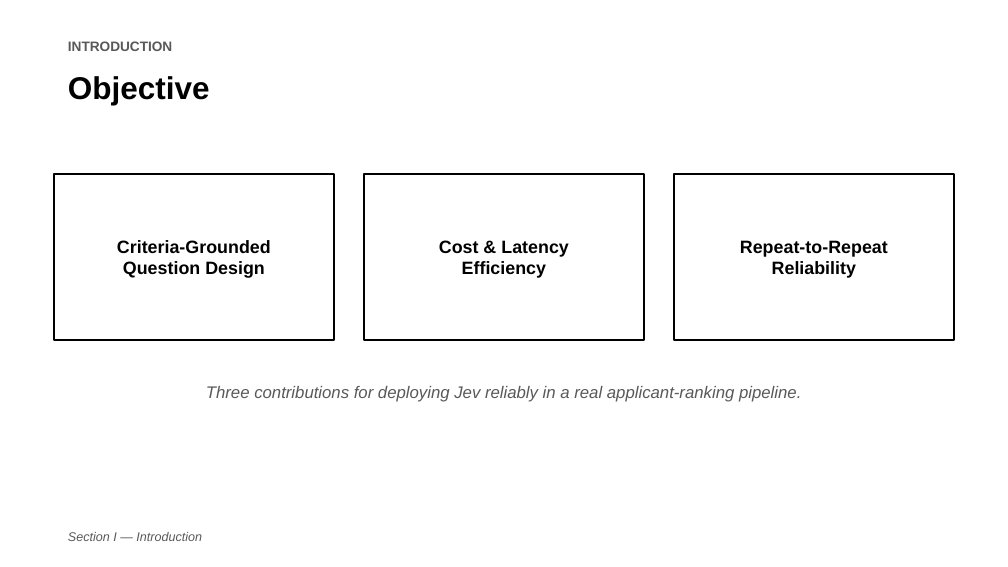
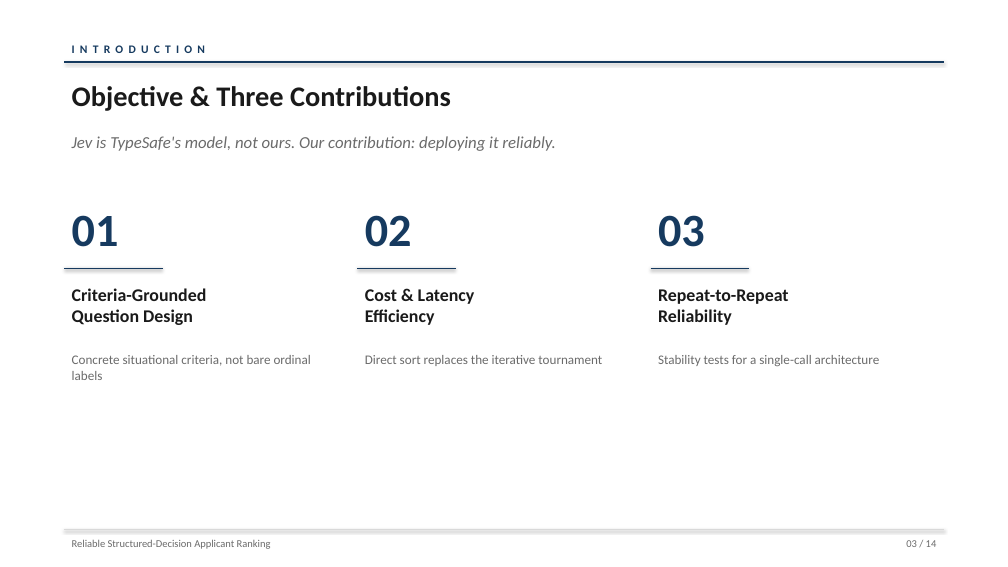
Before and after one commit to jessieangelicauni/hire-rank, a slide deck: slide 3 of docs/presentation/icaides2026_jev.pptx. Drawn at 1008x567 pixels with LibreOffice and Linux fonts; fonts in the diff are those of the drawing. Boxes give left, top, right and bottom in pixels: in the first picture for what was removed or moved away, otherwise in the second. Text is boxed around its words. In the diff, an @@ line names an element or a change of style, - is before the commit and + after.

```diff
--- a/docs/presentation/icaides2026_jev.pptx
+++ b/docs/presentation/icaides2026_jev.pptx
@@ text at <box>72,43,205,56</box>: text changed; size 13 to 11 pt; font Arial to Calibri; text colour #595959 to #163A5F @@
-INTRODUCTION
+I N T R O D U C T I O N
@@ line added from (64, 62) to (944, 62), #163A5F 1.5 pt @@
@@ text at <box>72,86,451,111</box>: text changed; size 30 to 27 pt; font Arial to Calibri; text colour #000000 to #1A1A1A @@
-Objective
+Objective & Three Contributions
@@ text added at <box>72,136,555,151</box>, 16 pt, text #6B6B6B, italic @@
+Jev is TypeSafe's model, not ours. Our contribution: deploying it reliably.
@@ text added at <box>72,215,119,247</box>, 44 pt, text #163A5F, bold @@
+01
@@ text added at <box>365,215,412,247</box>, 44 pt, text #163A5F, bold @@
+02
@@ text added at <box>658,215,705,247</box>, 44 pt, text #163A5F, bold @@
+03
@@ line added from (64, 268) to (163, 268), #163A5F 1.5 pt @@
@@ line added from (358, 268) to (456, 268), #163A5F 1.5 pt @@
@@ line added from (651, 268) to (749, 268), #163A5F 1.5 pt @@
@@ text "Criteria-Grounded": place and size @@
-text "Criteria-Grounded" at <box>54,174,334,340</box>
+text "Criteria-Grounded" at <box>72,288,207,325</box>
@@ text "Cost & Latency": place and size @@
-text "Cost & Latency" at <box>364,174,644,340</box>
+text "Cost & Latency" at <box>365,289,475,325</box>
@@ font Arial to Calibri, text colour #000000 to #1A1A1A; alignment centre to left; vertical alignment middle to top; outline #000000 1.5 pt to none in 3 elements at <box>72,288,207,325</box>, <box>365,289,475,325</box>, <box>658,289,789,325</box> @@
@@ text "Repeat-to-Repeat": place and size @@
-text "Repeat-to-Repeat" at <box>675,174,954,340</box>
+text "Repeat-to-Repeat" at <box>658,289,789,325</box>
@@ text added at <box>72,355,311,380</box>, 12.5 pt, text #6B6B6B @@
+Concrete situational criteria, not bare ordinal labels
@@ text added at <box>365,355,602,366</box>, 12.5 pt, text #6B6B6B @@
+Direct sort replaces the iterative tournament
@@ text added at <box>658,355,880,366</box>, 12.5 pt, text #6B6B6B @@
+Stability tests for a single-call architecture
@@ text removed at <box>206,386,801,402</box> @@
-Three contributions for deploying Jev reliably in a real applicant-ranking pipeline.
@@ line added from (64, 529) to (944, 529), #D9D9D9 0.75 pt @@
@@ text removed at <box>68,532,202,541</box> @@
-Section I — Introduction
@@ text added at <box>72,540,271,549</box>, 10 pt, text #6B6B6B @@
+Reliable Structured-Decision Applicant Ranking
@@ text added at <box>906,540,937,547</box>, 10 pt, text #6B6B6B @@
+03 / 14
```
Also in this commit, not shown: 9 other slides changed, 4 slides added, 4 slides removed, 7 other files.
